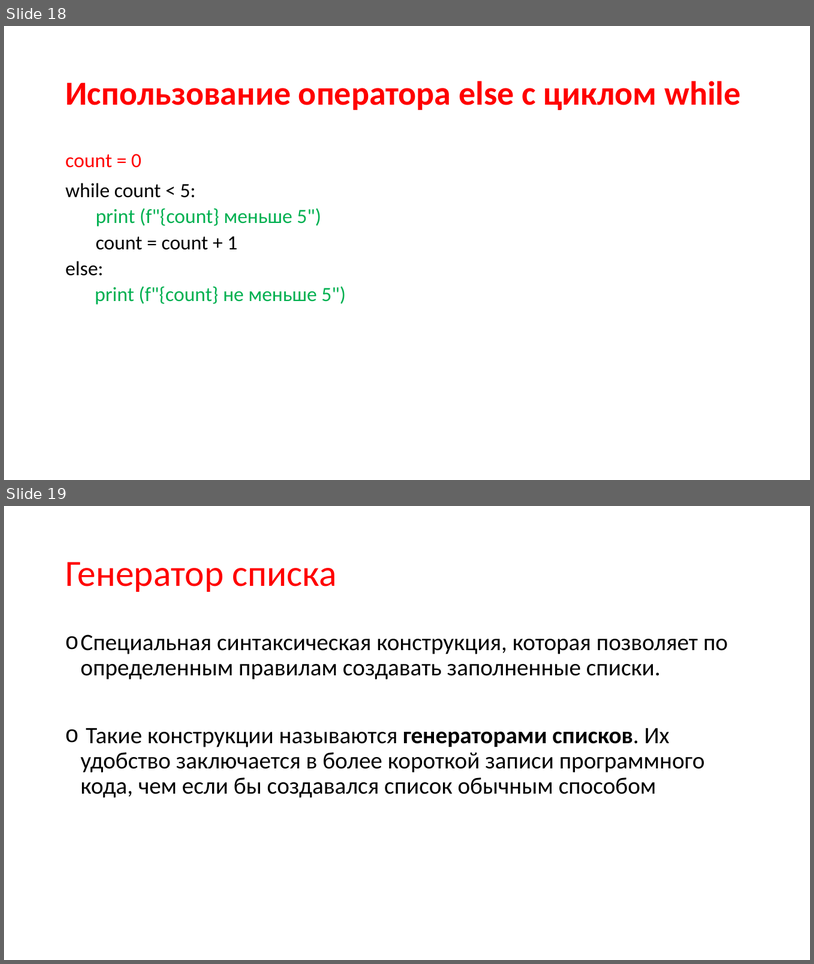
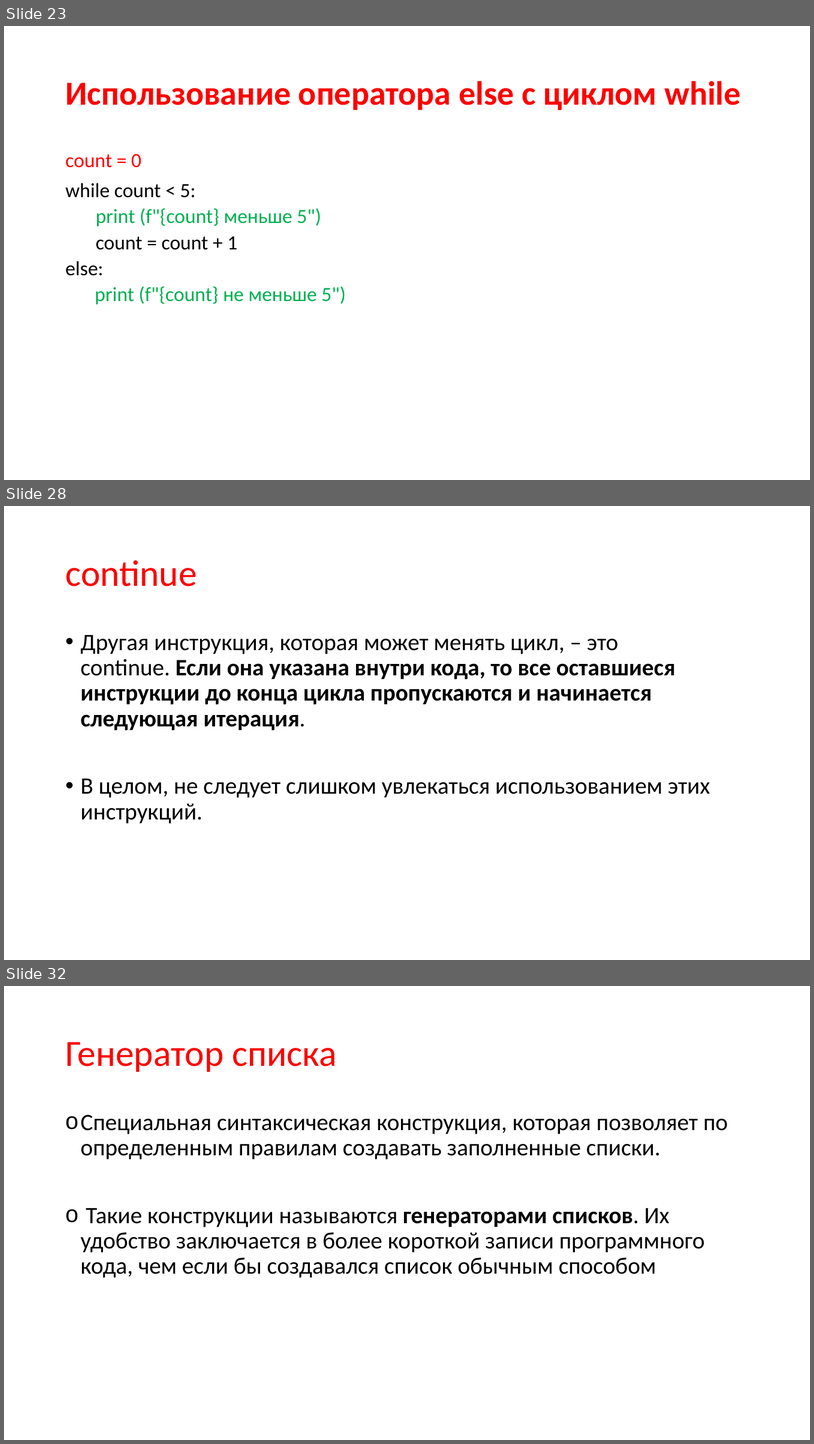
Before and after one commit to xDes-by/test, a slide deck: Презентация4.pptx. Shown one above the other, each under a label of ours: slides 18 and 19 before the commit, slides 23, 28 and 32 after it; the slides between them are not shown. The pictures are 814x964 and 814x1444 pixels, drawn with LibreOffice and Linux fonts; fonts in the diff are those of the drawing. Boxes give left, top, right and bottom in pixels: in the first picture for what was removed or moved away, otherwise in the second. Text is boxed around its words. In the diff, an @@ line names an element or a change of style, - is before the commit and + after.

```diff
--- a/Презентация4.pptx
+++ b/Презентация4.pptx
@@ slide 28 added at (4, 506, 810, 960), background #FFFFFF @@
@@ title added at (65, 560, 197, 586), 44 pt, text #FF0000 @@
+continue
@@ text added at (81, 635, 710, 823), 28 pt, text #000000 @@
+• Другая инструкция, которая может менять цикл, – это continue. Если она указана внутри кода, то все оставшиеся инструкции до конца цикла пропускаются и начинается следующая итерация.
+• В целом, не следует слишком увлекаться использованием этих инструкций.
@@ what was slide 18 is now slide 23 @@
@@ what was slide 19 is now slide 32 @@
```
Also in this commit, not shown: 26 other slides added, 1 slide removed, 2 other files.
